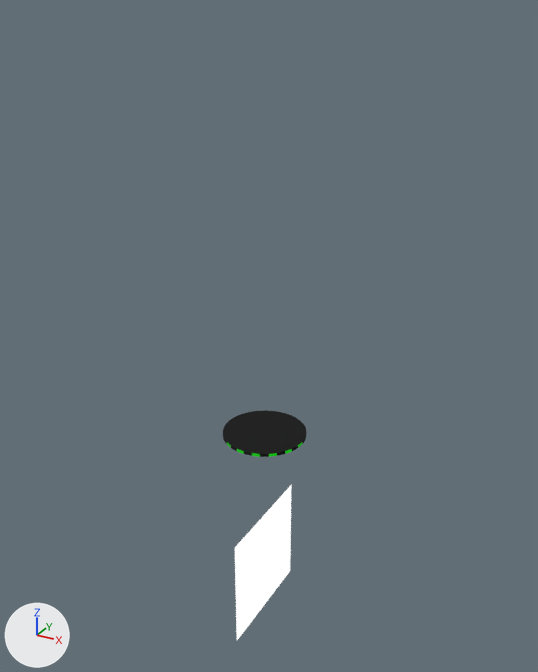
A saved change to the Blender file 2022-vision-non-fisheye.blend.
The view is the same before and after, from a camera (50 mm lens) standing at (5.12, -9.16, 8.92) and looking at (-0.02, 0.19, 4.25). Every picture has the same lights, and +X, +Y and +Z are marked at lower left.
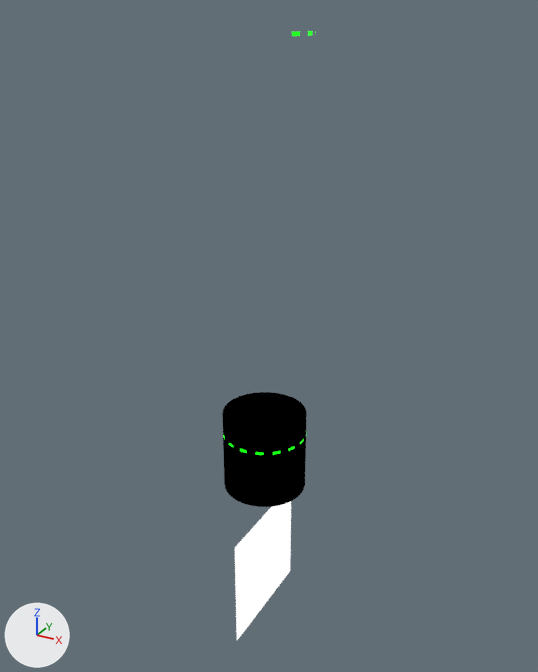
What differs and where, as boxes [x1, y1, x2, y2] in the pictures (538 x 672 px):
'Cylinder.001', added: after [222, 392, 307, 507]
'Cylinder', hidden: before [223, 410, 307, 457]
'Plane.004', added: after [223, 435, 304, 455]

Edits to the bpy script that builds the scene:
```text
Add mat_material:
    mat_material = principled_material('Material')
    mat_material.base_color = (0.0, 1.0, 0.0)  # green #00ff00
    mat_material.emission_color = (0.0, 1.0, 0.0)  # green #00ff00
    mat_material.emission_strength = 1.0
Add mat_material_004:
    mat_material_004 = bpy.data.materials.new('Material.004')
    mat_material_004.use_nodes = True; mat_material_004.node_tree.nodes.clear()
    _N = mat_material_004.node_tree.nodes; _L = mat_material_004.node_tree.links
    n0 = _N.new('ShaderNodeOutputMaterial'); n0.name = 'Material Output'
    n1 = _N.new('ShaderNodeVolumePrincipled'); n1.name = 'Principled Volume'
    n1.inputs[6].default_value = 1.0  # 'Emission Strength'
    _L.new(n1.outputs[0], n0.inputs[0])  # 'Volume' to 'Surface'
Add me_plane_012:
    me_plane_012.from_pydata(...)  # 64 vertices, 16 faces; spans x -0.5..0.5, y -5.32..5.32, z -1.35..0.0
    me_plane_012.materials.append(mat_material)  # green #00ff00
Add me_cylinder_001:
    me_cylinder_001.from_pydata(...)  # a 32-sided cylinder along z spanning x -1.0..1.0, y -1.0..1.0, z -1.0..1.0
    me_cylinder_001.materials.append(mat_material_004)
Change ob_cylinder:
    add ob_cylinder.hide_render = True
Add ob_plane_004:
    ob_plane_004 = bpy.data.objects.new('Plane.004', me_plane_012)
    ob_plane_004.location = (0.67, 0.0, 2.64)
    ob_plane_004.rotation_euler = (0.0, 1.571, 0.0)  # degrees (0, 90, 0)
    ob_plane_004.scale = (0.0508, 0.127, 1.0)
Add ob_cylinder_001:
    ob_cylinder_001 = bpy.data.objects.new('Cylinder.001', me_cylinder_001)
    ob_cylinder_001.location = (0.0, 0.0, 2.32)
    ob_cylinder_001.scale = (0.675, 0.675, 0.675)
```
